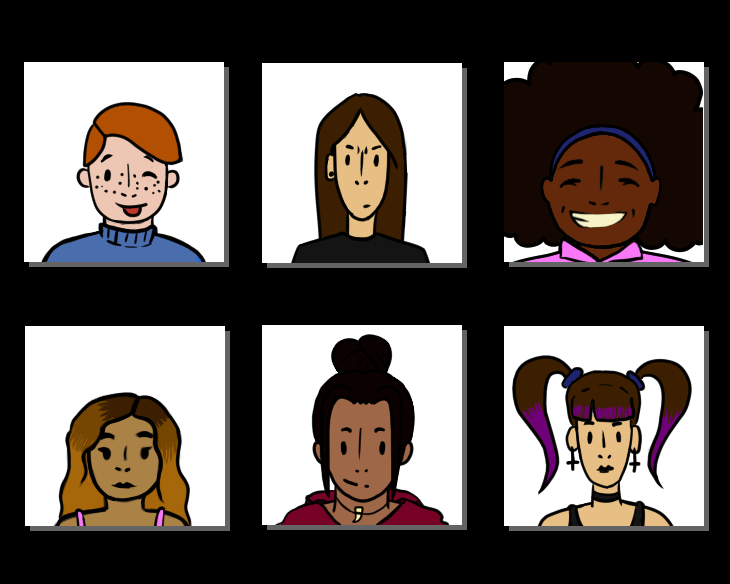
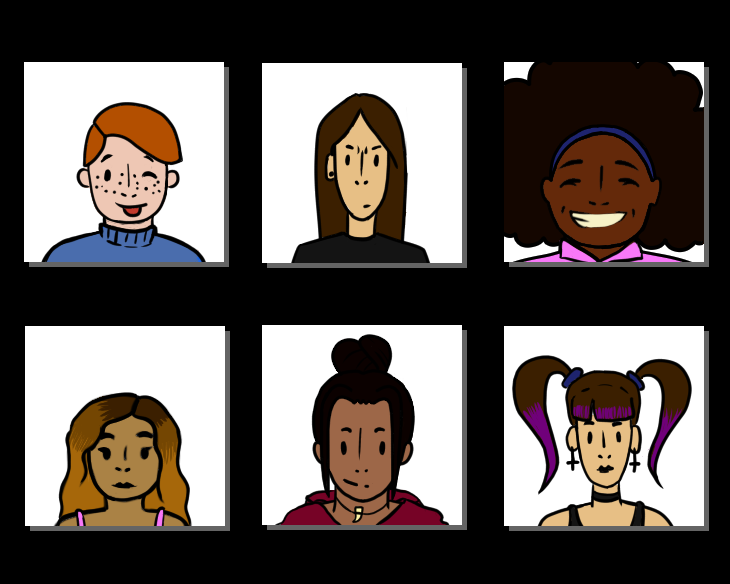
Layers edited between the first and the second w=730, h=584 image:
painted on "Pasted Layer" over (x1=702, y1=107, x2=704, y2=244)
